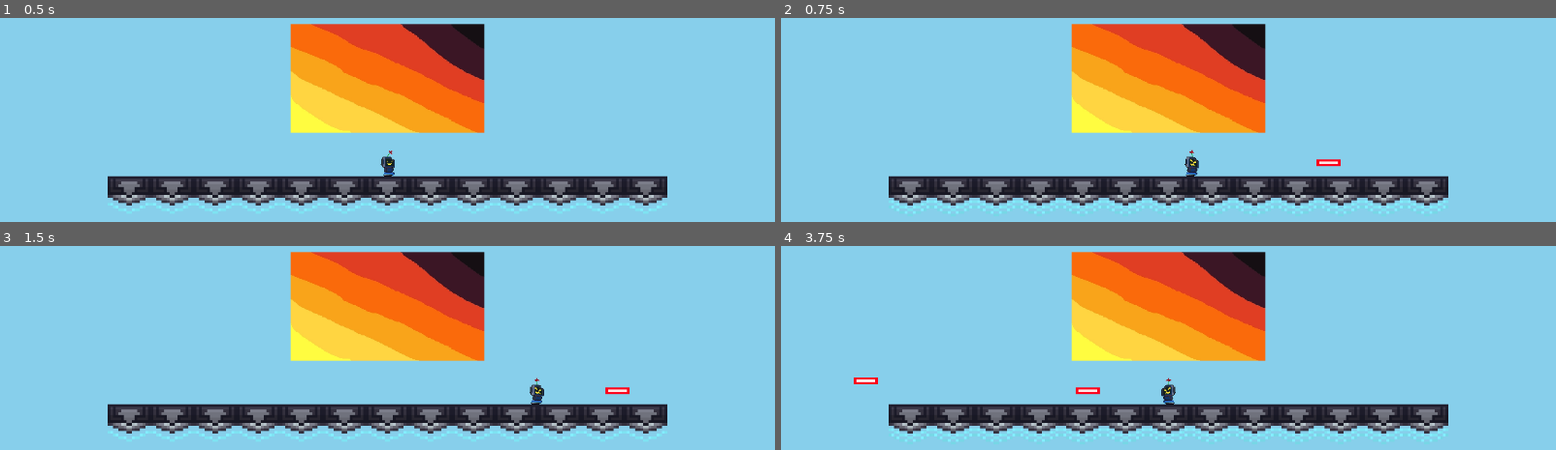
Above: before the commit, frames 1-4 (two rows, left to right).
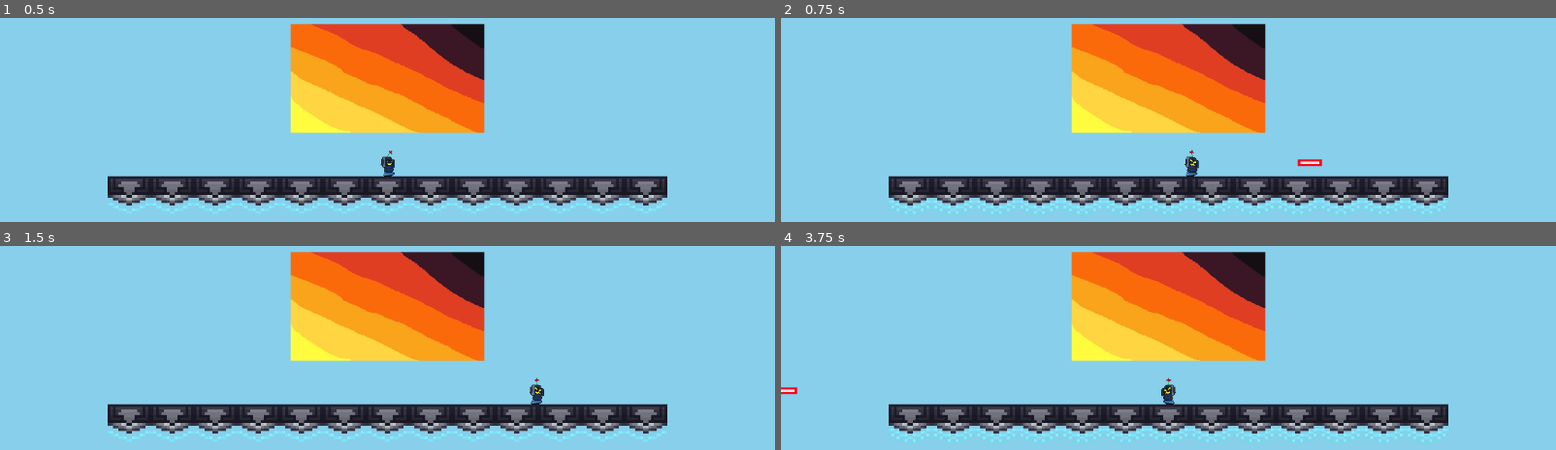
Above: after the commit, the same moments.

Repository: rafiathallah3/Reverse-Poppy
Game: Godot game, scene res://scene/level1.tscn
Same seed, same stepped clock (60 frames per second), same inputs: the game is played once before the commit and once after it. This scene is started directly instead of the project's main scene.
Inputs:
- Up to frame 1 (0.5 s): no input
- Up to frame 2 (0.75 s): tap Enter at 0.5 s; hold D (move_right) from 0.53 s (still down); hold E (shoot, bound only after the commit) from 0.53 s (still down)
- Up to frame 3 (1.5 s): keep holding D (move_right); tap Space (jump) at 0.77 s; tap Enter at 0.8, 1.35 s; release E (shoot, bound only after the commit) at 1.28 s
- Up to frame 4 (3.75 s): tap Space (jump) at 1.52, 3.02 s; tap Keypad Enter at 1.55, 2.1 s; release D (move_right) at 2.03 s; hold E (shoot, bound only after the commit) 2.03-2.78 s; hold A (move_left) from 2.03 s (still down); tap E (shoot, bound only after the commit) at 2.85 s; tap Enter at 3.05, 3.6 s

Frame 1 is identical in both runs. In frame 2, 0.2% of the frame differs, in the area x 66-73%, y 69-73%; in frame 3, 0.1%; in frame 4, 0.3%, in the area x 0-42%, y 64-73%.

Commit message:
Fixed some code
Changed Rey's code so its not hardcoded to "enter"

Diff:
--- a/game_manager.tscn
+++ b/game_manager.tscn
@@ -148,6 +148,7 @@
 [node name="Player (Testing)" type="CharacterBody2D" parent="." unique_id=682974834]
 position = Vector2(-435, -30)
 script = ExtResource("2_d5upp")
+shoot_cooldown = 0.2
 metadata/_edit_group_ = true
 
 [node name="AnimatedSprite2D" type="AnimatedSprite2D" parent="Player (Testing)" unique_id=94201368]
--- a/project.godot
+++ b/project.godot
@@ -32,6 +32,11 @@
 "events": [Object(InputEventKey,"resource_local_to_scene":false,"resource_name":"","device":-1,"window_id":0,"alt_press …(191 unchanged characters)…
 ]
 }
+shoot={
+"deadzone": 0.2,
+"events": [Object(InputEventKey,"resource_local_to_scene":false,"resource_name":"","device":-1,"window_id":0,"alt_pressed":false,"shift_pressed":false,"ctrl_pressed":false,"meta_pressed":false,"pressed":false,"keycode":0,"physical_keycode":69,"key_label":0,"unicode":101,"location":0,"echo":false,"script":null)
+]
+}
 
 [physics]
 
--- a/scripts/playerMovement_Testing.gd
+++ b/scripts/playerMovement_Testing.gd
@@ -66,7 +66,6 @@
 	else:
 		velocity.x = move_toward(velocity.x, 0, FRICTION * delta)
 
-	# Update character animations and orientation
 	if animated_sprite:
 		if direction != 0:
 			animated_sprite.flip_h = direction < 0
@@ -78,16 +77,15 @@
 
 func set_paused(paused: bool) -> void:
 	is_paused = paused
-	# Reset velocity to 0 when paused so the player immediately stops moving
 	if paused:
 		velocity = Vector2.ZERO
 
 func _unhandled_input(event: InputEvent) -> void:
 	if is_paused:
 		return
-	if event is InputEventKey and event.pressed and not event.is_echo():
-		if event.keycode == KEY_ENTER or event.keycode == KEY_KP_ENTER:
-			shoot()
+
+	if event.is_action_pressed("shoot"):
+		shoot()
 
 func shoot() -> void:
 	if shoot_timer > 0.0:
